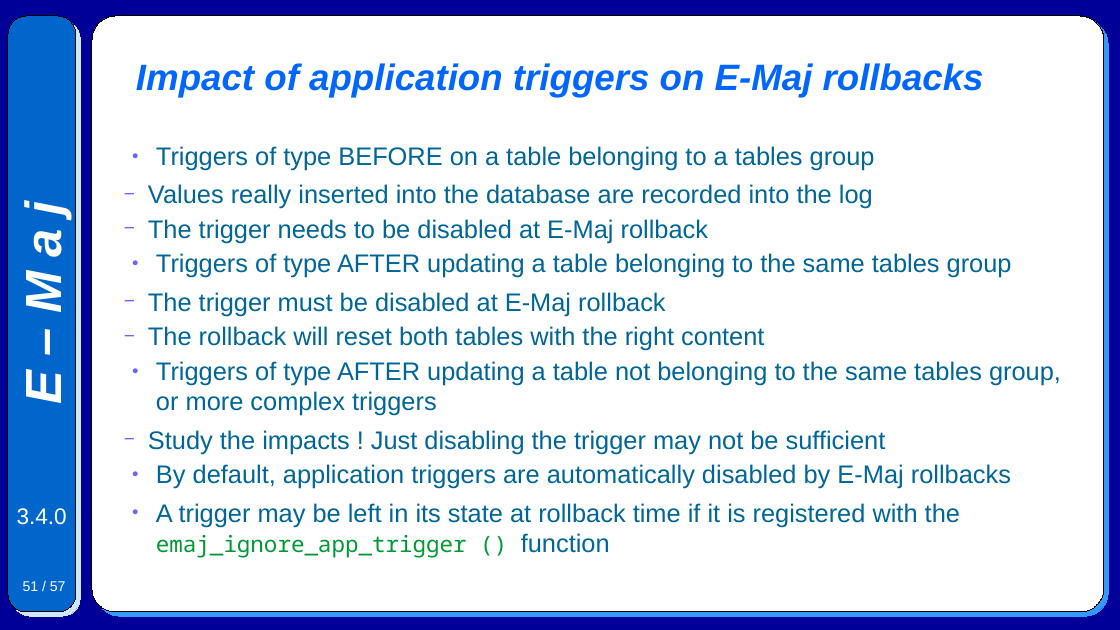
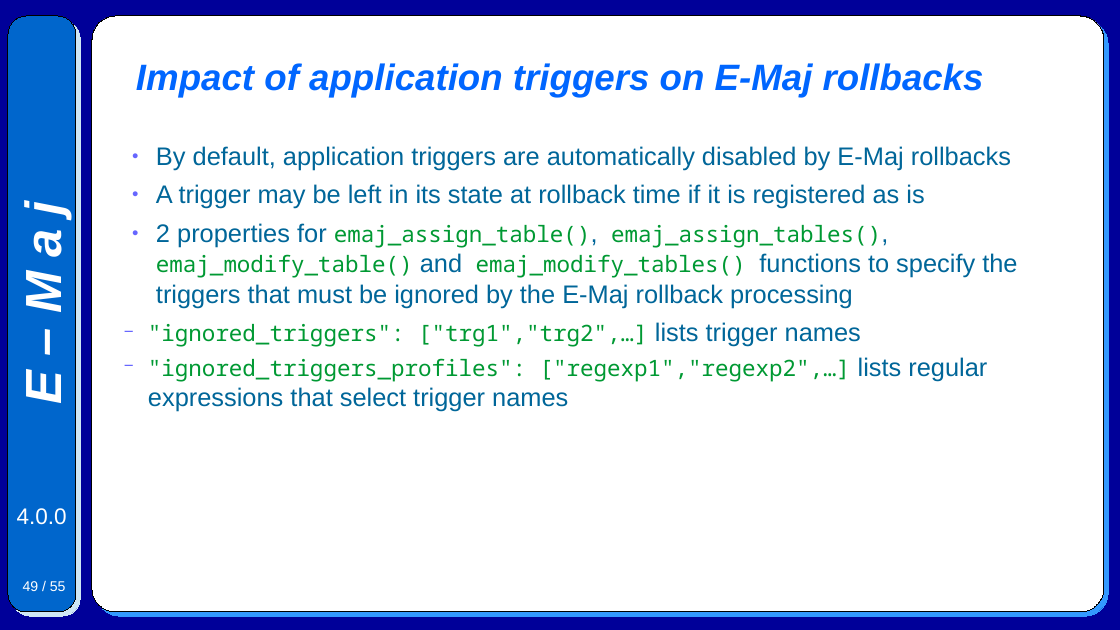
Before and after one commit to beaud76/emaj_doc, a slide deck: slide 49 of Emaj.devel_pres_en.odp (slide 51 before the commit). Drawn at 1120x630 pixels with LibreOffice and Linux fonts; fonts in the diff are those of the drawing. Boxes give left, top, right and bottom in pixels: in the first picture for what was removed or moved away, otherwise in the second. Text is boxed around its words. In the diff, an @@ line names an element or a change of style, - is before the commit and + after.

```diff
--- a/Emaj.devel_pres_en.odp
+++ b/Emaj.devel_pres_en.odp
@@ text at [148,146,1061,454]: paragraphs removed @@
-● Triggers of type BEFORE on a table belonging to a tables group
-  − Values really inserted into the database are recorded into the log
-  − The trigger needs to be disabled at E-Maj rollback
-● Triggers of type AFTER updating a table belonging to the same tables group
-  − The trigger must be disabled at E-Maj rollback
-  − The rollback will reset both tables with the right content
-● Triggers of type AFTER updating a table not belonging to the same tables group, or more complex triggers
-  − Study the impacts ! Just disabling the trigger may not be sufficient
@@ text at [148,184,1017,412]: text changed @@
-● A trigger may be left in its state at rollback time if it is registered with the emaj_ignore_app_trigger () function
+● A trigger may be left in its state at rollback time if it is registered as is
+● 2 properties for emaj_assign_table(), emaj_assign_tables(), emaj_modify_table() and emaj_modify_tables() functions to specify the triggers that must be ignored by the E-Maj rollback processing
+  − "ignored_triggers": ["trg1","trg2",…] lists trigger names
+  − "ignored_triggers_profiles": ["regexp1","regexp2",…] lists regular expressions that select trigger names
@@ text at [17,508,67,525]: text changed @@
-3.4.0
+4.0.0
@@ page number at [23,581,66,591]: text changed @@
-51 / 57
+49 / 55
```
Also in this commit, not shown: 53 other slides changed, 1 slide added, 3 slides removed, 6 other files.
